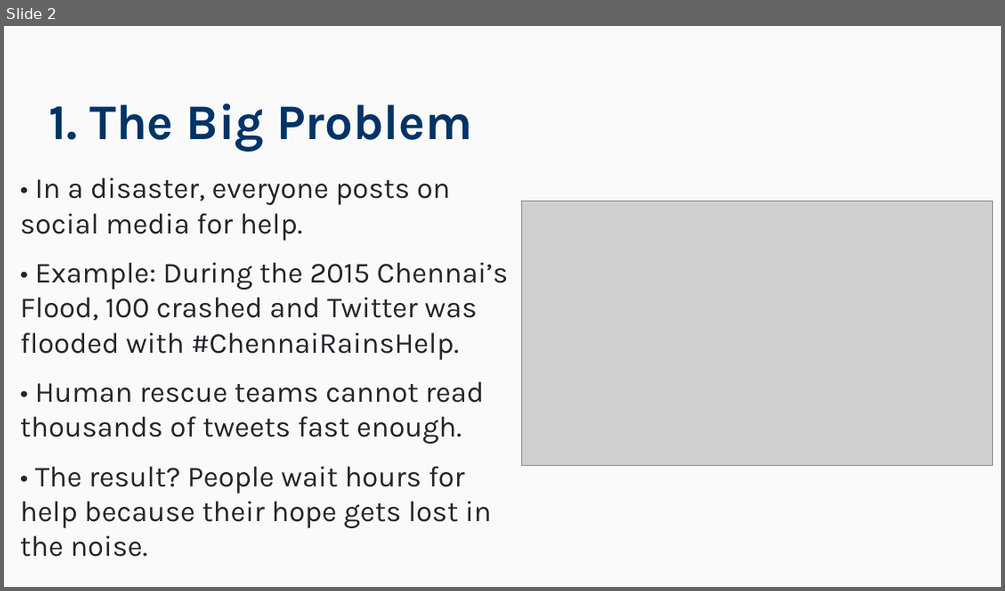
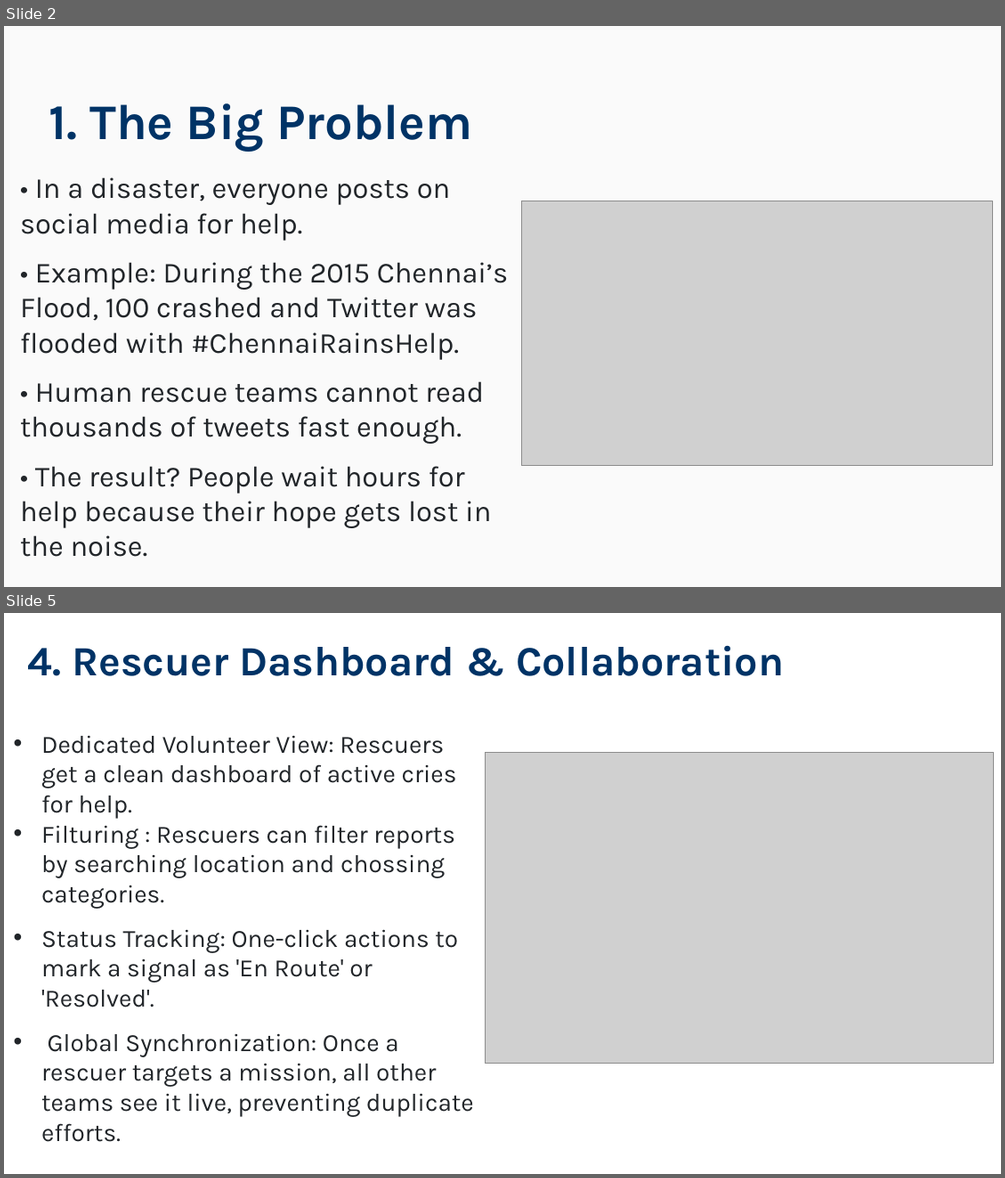
Before and after one commit to gopalmaurya0913-hash/nexora, a slide deck: Nexoraa_Hackathon_Pitch_V6.pptx. Shown one above the other, each under a label of ours: slide 2 before the commit, slides 2 and 5 after it; the slides between them are not shown. The pictures are 1005x591 and 1005x1178 pixels, drawn with LibreOffice and Linux fonts; fonts in the diff are those of the drawing; grey boxes stand for pictures. Boxes give left, top, right and bottom in pixels: in the first picture for what was removed or moved away, otherwise in the second. Text is boxed around its words. In the diff, an @@ line names an element or a change of style, - is before the commit and + after.

Commit message:
Final Deployable Build - Google Maps & Live Routing Fixed

```diff
--- a/Nexoraa_Hackathon_Pitch_V6.pptx
+++ b/Nexoraa_Hackathon_Pitch_V6.pptx
@@ slide 5 added at box(4, 613, 1001, 1174), background #FFFFFF @@
@@ text added at box(28, 645, 784, 676), 40 pt, text #003366, bold @@
+4. Rescuer Dashboard & Collaboration
@@ text added at box(41, 735, 474, 1117), 24 pt, text #212529 @@
+• Dedicated Volunteer View: Rescuers get a clean dashboard of active cries for help.
+• Filturing : Rescuers can filter reports by searching location and chossing categories.
+• Status Tracking: One-click actions to mark a signal as 'En Route' or 'Resolved'.
+• Global Synchronization: Once a rescuer targets a mission, all other teams see it live, preventing duplicate efforts.
@@ picture added at box(485, 752, 994, 1063) @@
```
Also in this commit, not shown: 4 slides changed, 1 other slide added, 13 other files.
